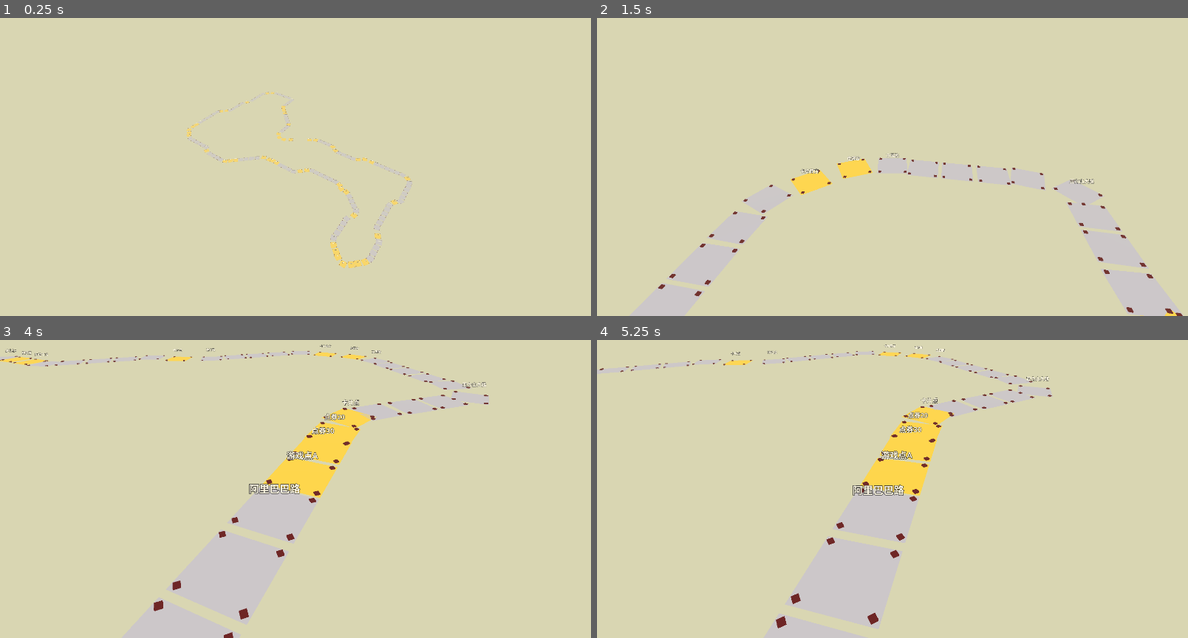
Above: before the commit, frames 1-4 (two rows, left to right).
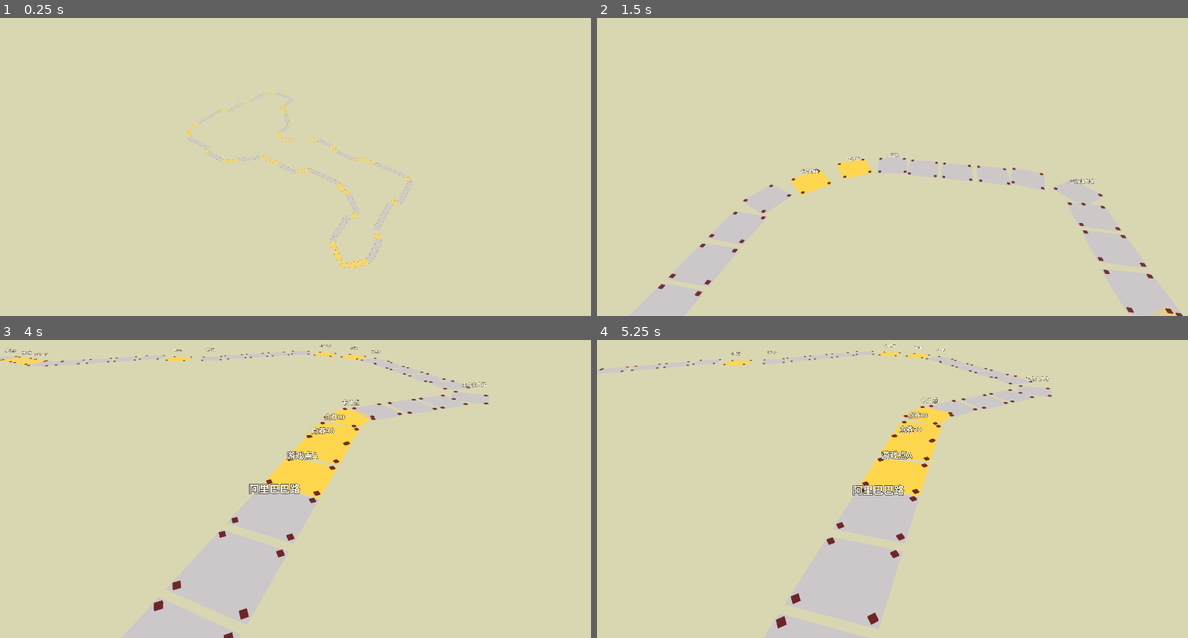
Above: after the commit, the same moments.

Repository: AbcLancer/RichMan
Game: Godot game, scene res://scenes/original_scene_probe.tscn
The game is run twice, just before and just after one commit, with the same random seed, the same clock (stepped at 60 frames per second) and the same inputs. This scene is started directly instead of the project's main scene.
Inputs (mouse positions are in pixels of both pictures, inside the frame that each line leads up to):
- Up to frame 1 (0.25 s): no input
- Up to frame 2 (1.5 s): tap Enter at 0.5 s; move the mouse to (1022, 134) at 0.52 s; tap E at 0.6 s; click (1022, 134) at 0.67 s; drag from (774, 167) to (862, 217) at 1.27 s
- Up to frame 3 (4 s): tap Space (roll_dice) at 2, 3.5 s; move the mouse to (354, 399) at 2.02 s; tap L at 2.1 s; click (354, 399) at 2.17 s; tap E at 2.3, 3.8 s; tap Enter at 2.75 s; drag from (265, 539) to (118, 423) at 2.77 s; move the mouse to (472, 521) at 3.52 s; hold S from 3.53 s (still down); tap M at 3.6 s; click (472, 521) at 3.67 s
- Up to frame 4 (5.25 s): tap Escape at 4.15 s; release S at 4.25 s; tap Enter at 4.25 s; drag from (715, 423) to (803, 387) at 4.27 s; tap Space (roll_dice) at 5 s; move the mouse to (922, 471) at 5.02 s; hold S from 5.03 s (still down); tap Q at 5.1 s; click (922, 471) at 5.17 s

The runs differ from the first frame. In frame 1, less than 0.1% of the frame differs, in the area x 31-70%, y 24-84%; in frame 2, 0.2%, in the area x 10-99%, y 46-100%; in frame 3, 0.2%; in frame 4, 0.1%.
Error in both runs: Invalid type in function 'setup' in base 'MeshInstance3D (OriginalMesh)'. Cannot convert argument 1 from Nil to Dictionary. (res://scripts/ui/original_mesh.gd:…

Commit message:
fix: 右键/ESC 统一关二级界面 + 卡片商店买走即下架
老板两条：
① 二级界面都应该可以使用右键关闭
② 卡片商店买了的卡应该移除掉，不然可以不停买

## ① _close_topmost()
原来右键只关「商店确认气泡 / 商店面板」。现在统一入口，按谁叠在最上面关一个：
  聊天输入 → 落点气泡 → 建筑选择卡片 → 乐透 → 拉霸 → 股票对话框
  → 卡片二次确认 → 卡片菜单 → 选对手 → 商店面板
ESC 也走同一套（原来 ESC 没东西可关时会直接退回主菜单 → 随手一按就退出对局）。

## ② 卡片商店
根因：Sim._shop_stock() 每次调用都 shuffle() 现洗一副 → 买走的卡还在架上。
修：持久货架 Sim.card_shop_stock（进快照），买走即 erase()，卖空不补货；
    UI 在 buy_card 事件里重拉货架 → 面板签名变化 → 重建格子。

## 验收
--selftest 269/0（新增 3 条：货架持久 / 买走即下架）；--uishot 17 张 0 错误

⚠️ 事故：用 bash heredoc + Python 改 app.gd，\n \t 被写成字面量且边界算错，
   把文件从 4223 行截成 825 行，靠 git checkout 恢复。以后改 .gd 只用 Edit/Write。

Diff:
--- a/game/project.godot
+++ b/game/project.godot
@@ -36,4 +36,6 @@
 
 renderer/rendering_method="gl_compatibility"
 renderer/rendering_method.mobile="gl_compatibility"
+textures/default_filters/anisotropic_filtering_level=3
+anti_aliasing/quality/msaa_3d=2
 environment/defaults/default_clear_color=Color(0.09, 0.10, 0.13, 1)
--- a/game/scripts/core/sim.gd
+++ b/game/scripts/core/sim.gd
@@ -330,18 +330,28 @@
 
 ## 货架上摆哪 8 张（原版 `uitex/other/cardshop.tga` 是 2 列 × 4 行 = 8 格）
 const CARD_SHOP_SLOTS := 8
+## 卡片商店的**持久货架**（买走的卡从这里移除，见 `act_buy_card`）
+var card_shop_stock: Array = []
 
 
 func _shop_stock() -> Array:
+	## ⚠️ 货架**必须持久**（`card_shop_stock`）—— 原来这里每次都 `shuffle()` 现洗一副，
+	## 于是**买走的卡还在货架上**，玩家能对着同一格反复买同一张卡。
+	## 老板 2026-09-27：「那个卡片商店，我买了的卡应该移除掉，不然我不就可以不停买了吗」。
+	if card_shop_stock.is_empty():
+		refill_card_shop()
+	return card_shop_stock.duplicate()
+
+
+## 洗一副牌上架（进游戏时一次；卖空之后**不自动补货** —— 原版没有补货的明文，
+## 卖光就是卖光，`Info.txt` 里「售完」的语气也是这样）
+func refill_card_shop() -> void:
 	var all: Array = Rules.cards()
-	if all.is_empty():
-		return []
-	# 洗一副牌取前 8 张（不重复）
 	var ids: Array = []
 	for c in all:
 		ids.append(str(c.get("id", "")))
 	ids.shuffle()
-	return ids.slice(0, mini(CARD_SHOP_SLOTS, ids.size()))
+	card_shop_stock = ids.slice(0, mini(CARD_SHOP_SLOTS, ids.size()))
 
 
 func act_buy_card(id: int, card_id: String) -> bool:
@@ -367,7 +377,10 @@
 			p["name"], Rules.card_name(card_id)])
 		return false
 	_report_card_push(p, res, Rules.card_name(card_id))
-	log_message.emit("%s 花 %d 点券买下「%s」" % [p["name"], price, Rules.card_name(card_id)])
+	# ⭐ 买走 → **从货架上移除**（老板 2026-09-27；不然可以对着同一格反复买）
+	card_shop_stock.erase(card_id)
+	log_message.emit("%s 花 %d 点券买下「%s」（货架剩 %d 张）" % [p["name"], price,
+		Rules.card_name(card_id), card_shop_stock.size()])
 	_ev("buy_card", p, {"card": card_id, "name": Rules.card_name(card_id), "price": price})
 	return true
 
@@ -2945,6 +2958,7 @@
 		"stocks": stocks.duplicate(true),
 		# 拉霸状态（`casino`）也要进快照 —— 否则联机时客户端的面板永远是空的
 		"casino": casino.duplicate(true),
+		"card_shop": card_shop_stock.duplicate(),
 	}
 
 func apply_dict(d: Dictionary) -> void:
@@ -2972,6 +2986,7 @@
 	road_day = int(d.get("road_day", road_day))
 	stocks = d.get("stocks", stocks)
 	casino = d.get("casino", casino)
+	card_shop_stock = d.get("card_shop", card_shop_stock)
 
 func _estate_in_radius(key: int, center: int, radius: int) -> bool:
 	for member in plots[key].get("members", [key]):
--- a/game/scripts/test/selftest.gd
+++ b/game/scripts/test/selftest.gd
@@ -1022,6 +1022,21 @@
 		"价 %d（徽章 %d），剩 %d" % [cprice, Rules.card_badge("caishen"), int(p7["credit"])])
 	_ok("货架正好 8 格（原版 cardshop.tga 是 2 列 × 4 行）",
 		s7._shop_stock().size() == 8, "%d 格" % s7._shop_stock().size())
+	# ⭐ 货架必须**持久**，且**买走的卡要从架上移除**
+	#   （老板 2026-09-27：「我买了的卡应该移除掉，不然我不就可以不停买了吗」）
+	#   改之前 `_shop_stock()` 每次现洗一副牌 → 买完卡还在架上、可以反复买。
+	_ok("货架是持久的（连读两次一模一样）",
+		str(s7._shop_stock()) == str(s7._shop_stock()),
+		str(s7._shop_stock().slice(0, 3)))
+	var stock_before: Array = s7._shop_stock()
+	var probe := "caishen" if stock_before.has("caishen") \
+		else (str(stock_before[0]) if not stock_before.is_empty() else "")
+	if probe != "":
+		p7["credit"] = 99999
+		s7.act_buy_card(1, probe)
+		_ok("买走的卡已从货架上移除",
+			not s7._shop_stock().has(probe),
+			"卖掉 %s 后货架剩 %d 张" % [probe, s7._shop_stock().size()])
 	_ok("Info.txt 41/42 文案在位（「卡片商店 您有N点券」/「您没有点券 不能进入卡片商店」）",
 		Rules.info_string(41).contains("卡片商店") and Rules.info_string(42).contains("不能进入"),
 		"%s ｜ %s" % [Rules.info_string(41).replace("\n", " "),
--- a/game/scripts/ui/app.gd
+++ b/game/scripts/ui/app.gd
@@ -798,11 +798,11 @@
 		return
 
 	# 右键：先关商店 / 购买确认（原版 Info.txt 62 的批注就是「点击右键界面消失」）
-	if e is InputEventMouseButton and e.pressed 			and (e as InputEventMouseButton).button_index == MOUSE_BUTTON_RIGHT:
-		if _pop_mode == "shop":
-			_pop_cancel()
-		elif shop_open():
-			_close_shop()
+	# 右键：**二级界面统一从这里关**。
+	# 老板 2026-09-27：「二级界面都应该可以使用右键关闭」+ 原版 Info.txt 62 的批注
+	# 就是「点击右键界面消失」→ 按**从上层往下**的顺序关一个。
+	if e is InputEventMouseButton and e.pressed and (e as InputEventMouseButton).button_index == MOUSE_BUTTON_RIGHT:
+		_close_topmost()
 		return
 	if e is InputEventKey and e.pressed and not e.echo:
 		match e.keycode:
@@ -822,15 +822,9 @@
 				_card_bar_open = not _card_bar_open
 				_card_sig.clear()
 			KEY_ESCAPE:
-				if _pop_mode == "shop":
-					_pop_cancel()
-				elif shop_open():
-					_close_shop()
-				elif _pop_mode == "card":
-					_close_card_confirm()          # 先关掉卡片二次确认框
-				elif _card_pending != "":
-					_clear_card_target_mode()      # 再退「选对手」模式，别直接退游戏
-				else:
+				# 和右键同一套：先把**最上面**那个二级界面关掉；
+				# 一层都没有了才退回主菜单（避免随手一按就退出对局）
+				if not _close_topmost():
 					_on_leave()
 
 # ------------------------------------------------------------------ 3D 世界
@@ -1965,6 +1959,45 @@
 	b.pressed.connect(cb)
 	_sfx(b)
 	return b
+
+
+## 右键 / ESC：**按「谁叠在最上面」的顺序关掉一个二级界面**，返回 true = 关掉了一个。
+##
+## 老板 2026-09-27：「二级界面都应该可以使用右键关闭」；
+## 原版 `Info.txt` 62 的批注也是「点击右键界面消失」。
+## ⚠️ 顺序很重要 —— 菜单 / 气泡这类**临时浮层**先关，整块的商店面板最后关。
+func _close_topmost() -> bool:
+	if _chat_input != null and _chat_input.visible and _chat_input.has_focus():
+		_chat_input.release_focus()
+		return true
+	if _pop_mode != "":
+		_pop_cancel()
+		return true
+	if _house_pick != null:
+		_close_house_picker()
+		return true
+	if _lotto != null and _lotto.visible:
+		_lotto.close()
+		return true
+	if _casino != null and _casino.visible:
+		_casino.close()
+		return true
+	if _stock != null and _stock.visible:
+		_stock.close_all()
+		return true
+	if _card_confirm_id != "":
+		_close_card_confirm()
+		return true
+	if _card_menu != null and _card_menu.visible:
+		_hide_card_menu()
+		return true
+	if _card_pending != "":
+		_clear_card_target_mode()
+		return true
+	if shop_open():
+		_close_shop()
+		return true
+	return false
 
 
 ## 落点气泡的「是」：按当前模式发买地 / 升级 / 卡片二次确认
@@ -3709,6 +3742,10 @@
 				_show_pet_skill(str(data.get("pet", "")), 1)
 		"buy_card":
 			_ev_sfx(Audio.SFX_UI_CONFIRM, data, pos)
+			# ⭐ 买走的那张要**从货架上消失**（老板 2026-09-27：「我买了的卡应该移除掉，
+			# 不然我不就可以不停买了吗」）。权威货架在 `Sim.card_shop_stock`，
+			# 这里重新拉一次 → 下面的 `_sync_shop` 会因为签名变化而重建格子。
+			_shop_stock = _shop_stock_for_me()
 			_toast("买下「%s」（%d 点券）" % [str(data.get("name", "")), int(data.get("price", 0))])
 		"pet_full":
 			_ev_sfx(Audio.SFX_ACTION_DENIED, data, pos)
--- a/game/scripts/ui/building_lib.gd
+++ b/game/scripts/ui/building_lib.gd
@@ -106,6 +106,12 @@
 	arrays[Mesh.ARRAY_INDEX] = idx
 	var m := ArrayMesh.new()
 	m.add_surface_from_arrays(Mesh.PRIMITIVE_TRIANGLES, arrays)
+	# Architectural edges stay sharp. UVs and footprint are unchanged.
+	var surface := SurfaceTool.new()
+	surface.create_from(m, 0)
+	surface.set_smooth_group(-1)
+	surface.generate_normals()
+	m = surface.commit()
 	_meshes[id] = m
 	return m
 
@@ -144,7 +150,7 @@
 	var e := entry(id)
 	var mat := StandardMaterial3D.new()
 	mat.cull_mode = BaseMaterial3D.CULL_DISABLED
-	mat.texture_filter = BaseMaterial3D.TEXTURE_FILTER_LINEAR_WITH_MIPMAPS
+	mat.texture_filter = BaseMaterial3D.TEXTURE_FILTER_LINEAR_WITH_MIPMAPS_ANISOTROPIC
 	mat.roughness = 0.92
 	mat.metallic = 0.0
 	mat.metallic_specular = 0.08
@@ -152,7 +158,7 @@
 	if tex_path != "":
 		var full := DIR + tex_path
 		if ResourceLoader.exists(full):
-			var r: Resource = load(full)
+			var r: Resource = VisualQuality.texture(full)
 			if r is Texture2D:
 				mat.albedo_texture = r as Texture2D
 	if mat.albedo_texture == null:
--- a/game/scripts/ui/original_animation.gdshader
+++ b/game/scripts/ui/original_animation.gdshader
@@ -1,7 +1,9 @@
 shader_type spatial;
 render_mode unshaded, cull_disabled;
 uniform sampler2D position_frames : filter_nearest, repeat_disable;
-uniform sampler2D skin : source_color, filter_linear_mipmap, repeat_enable;
+uniform sampler2D skin : source_color, filter_linear_mipmap_anisotropic, repeat_enable;
+uniform sampler2D normal_frames : filter_nearest, repeat_disable;
+uniform bool has_normals = false;
 uniform bool has_skin = false;
 uniform int frame_a = 0;
 uniform int frame_b = 0;
@@ -11,10 +13,21 @@
 	vec3 a = texelFetch(position_frames, ivec2(VERTEX_ID, frame_a), 0).rgb;
 	vec3 b = texelFetch(position_frames, ivec2(VERTEX_ID, frame_b), 0).rgb;
 	VERTEX = mix(a, b, frame_mix) - pivot;
+	if (has_normals) {
+		vec3 na = texelFetch(normal_frames, ivec2(VERTEX_ID, frame_a), 0).rgb;
+		vec3 nb = texelFetch(normal_frames, ivec2(VERTEX_ID, frame_b), 0).rgb;
+		NORMAL = normalize(mix(na, nb, frame_mix));
+	}
 }
 void fragment() {
 	vec4 color = has_skin ? texture(skin, UV) : vec4(1.0);
 	ALBEDO = color.rgb;
+	// Original skin already contains painted lighting. A gentle fixed fill gives
+	// refined curves volume without washing out the original colors.
+	if (has_normals) {
+		float fill = max(dot(normalize(NORMAL), normalize(vec3(-0.35, 0.65, 0.68))), 0.0);
+		ALBEDO *= 0.85 + 0.15 * fill;
+	}
 	ALPHA = color.a;
 	ALPHA_SCISSOR_THRESHOLD = 0.3;
 }
--- a/game/scripts/ui/original_mesh.gd
+++ b/game/scripts/ui/original_mesh.gd
@@ -14,6 +14,8 @@
 var _speed := 1.0
 var _pivot := Vector3.ZERO
 var _position_texture: ImageTexture
+var _normal_texture: ImageTexture
+var _normals: Array[PackedVector3Array] = []
 @export_file("*.json") var definition_path := ""
 
 func _validate_property(property: Dictionary) -> void:
@@ -27,6 +29,7 @@
 
 func setup(info: Dictionary) -> void:
 	_frames.clear()
+	_normals.clear()
 	_indices.clear()
 	_materials.clear()
 	_clock = 0.0
@@ -36,17 +39,23 @@
 	_pivot = Vector3(pivot_data[0], pivot_data[1], pivot_data[2])
 	set_meta("source", info.mesh)
 	set_meta("original_name", info.get("name", ""))
-	var file := FileAccess.open(str(info.mesh), FileAccess.READ)
+	var file := FileAccess.open(VisualQuality.mesh_path(str(info.mesh)), FileAccess.READ)
 	if file == null:
 		push_error("Missing original mesh: " + str(info.mesh))
 		return
-	assert(file.get_buffer(4).get_string_from_ascii() == "R6V1")
+	var format := file.get_buffer(4).get_string_from_ascii()
+	assert(format in ["R6V1", "R6V2"])
 	var nf := file.get_32()
 	var nv := file.get_32()
 	var ns := file.get_32()
 	_uv = file.get_buffer(nv * 8).to_vector2_array()
 	for i in range(nf):
 		_frames.append(file.get_buffer(nv * 12).to_vector3_array())
+	if format == "R6V2":
+		var normal_bytes := file.get_buffer(nf * nv * 12)
+		for i in range(nf):
+			_normals.append(normal_bytes.slice(i * nv * 12, (i + 1) * nv * 12).to_vector3_array())
+		_normal_texture = ImageTexture.create_from_image(Image.create_from_data(nv, nf, false, Image.FORMAT_RGBF, normal_bytes))
 	if nf > 1:
 		var bytes := PackedByteArray()
 		var bounds := AABB(_frames[0][0], Vector3.ZERO)
@@ -63,15 +72,18 @@
 		mat.cull_mode = BaseMaterial3D.CULL_DISABLED
 		mat.transparency = BaseMaterial3D.TRANSPARENCY_ALPHA_SCISSOR
 		mat.alpha_scissor_threshold = 0.3
-		mat.texture_filter = BaseMaterial3D.TEXTURE_FILTER_LINEAR_WITH_MIPMAPS
+		mat.texture_filter = BaseMaterial3D.TEXTURE_FILTER_LINEAR_WITH_MIPMAPS_ANISOTROPIC
 		var path := str(info.surfaces[i].texture)
 		if not path.is_empty():
-			mat.albedo_texture = load(path)
+			mat.albedo_texture = VisualQuality.texture(path)
 		if nf > 1:
 			var animated := ShaderMaterial.new()
 			animated.shader = preload("res://scripts/ui/original_animation.gdshader")
 			animated.set_shader_parameter("position_frames", _position_texture)
 			animated.set_shader_parameter("pivot", _pivot)
+			animated.set_shader_parameter("has_normals", not _normals.is_empty())
+			if not _normals.is_empty():
+				animated.set_shader_parameter("normal_frames", _normal_texture)
 			animated.set_shader_parameter("has_skin", mat.albedo_texture != null)
 			if mat.albedo_texture != null:
 				animated.set_shader_parameter("skin", mat.albedo_texture)
@@ -135,6 +147,8 @@
 		for j in range(vertices.size()):
 			vertices[j] -= _pivot
 		arrays[Mesh.ARRAY_VERTEX] = vertices
+		if not _normals.is_empty():
+			arrays[Mesh.ARRAY_NORMAL] = _normals[frame]
 		arrays[Mesh.ARRAY_TEX_UV] = _uv
 		arrays[Mesh.ARRAY_INDEX] = _indices[i]
 		result.add_surface_from_arrays(Mesh.PRIMITIVE_TRIANGLES, arrays)
--- /dev/null
+++ b/game/scripts/ui/visual_quality.gd
@@ -0,0 +1,50 @@
+@tool
+extends RefCounted
+class_name VisualQuality
+## Optional enhancement overlay. Asset definitions and manual map transforms stay original.
+static var enabled := true
+static var _manifest: Dictionary = {}
+static var _loaded := false
+static var _textures: Dictionary = {}
+
+static func manifest() -> Dictionary:
+	if not _loaded:
+		_loaded = true
+		var path := "res://assets/enhanced/manifest.json"
+		if FileAccess.file_exists(path):
+			var data: Variant = JSON.parse_string(FileAccess.get_file_as_string(path))
+			if data is Dictionary:
+				_manifest = data
+	return _manifest
+
+static func mesh_path(source: String) -> String:
+	if not enabled:
+		return source
+	var path := str(manifest().get("meshes", {}).get(source, source))
+	return path if FileAccess.file_exists(path) else source
+
+static func texture(source: String, logical_size := false) -> Texture2D:
+	if source.is_empty():
+		return null
+	var key := source + str(enabled) + str(logical_size)
+	if _textures.has(key):
+		return _textures[key]
+	var replacement := str(manifest().get("textures", {}).get(source, "")) if enabled else ""
+	var result: Texture2D
+	if not replacement.is_empty() and ResourceLoader.exists(replacement):
+		result = load(replacement) as Texture2D
+		if logical_size and result != null:
+			var dimensions: Array = manifest().get("texture_sizes", {}).get(source, [])
+			if dimensions.size() == 2:
+				var image := result.get_image()
+				if image.is_compressed():
+					image.decompress()
+				var ui_texture := ImageTexture.create_from_image(image)
+				# Full HD pixels, original logical dimensions: sprite-sheet regions,
+				# nine-patch margins and button layout all retain their coordinates.
+				ui_texture.set_size_override(Vector2i(int(dimensions[0]), int(dimensions[1])))
+				result = ui_texture
+	elif ResourceLoader.exists(source):
+		result = load(source) as Texture2D
+	_textures[key] = result
+	return result
Not shown, added: game/scripts/ui/visual_quality.gd.uid
Not shown, changed: .workbuddy/memory/2026-09-27.md
Not shown, changed: .workbuddy/memory/MEMORY.md
Not shown, changed: docs/decision-log.md
Not shown, added: tools/build_enhanced_models.py
Not shown, added: tools/enhance_textures.py
